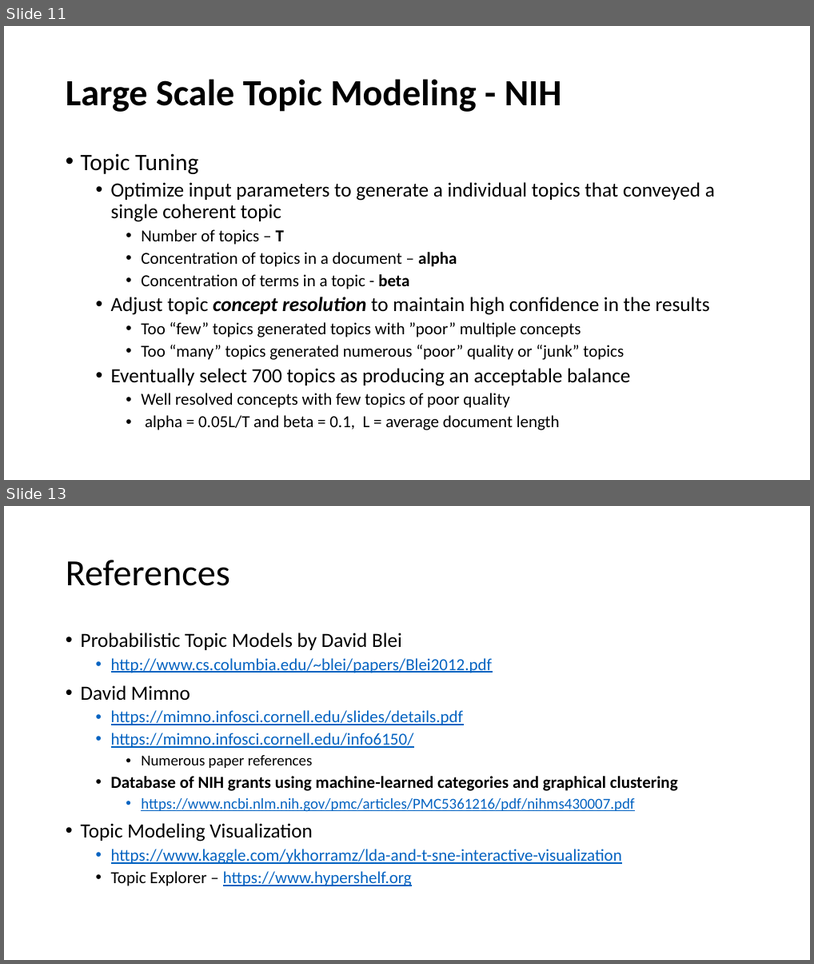
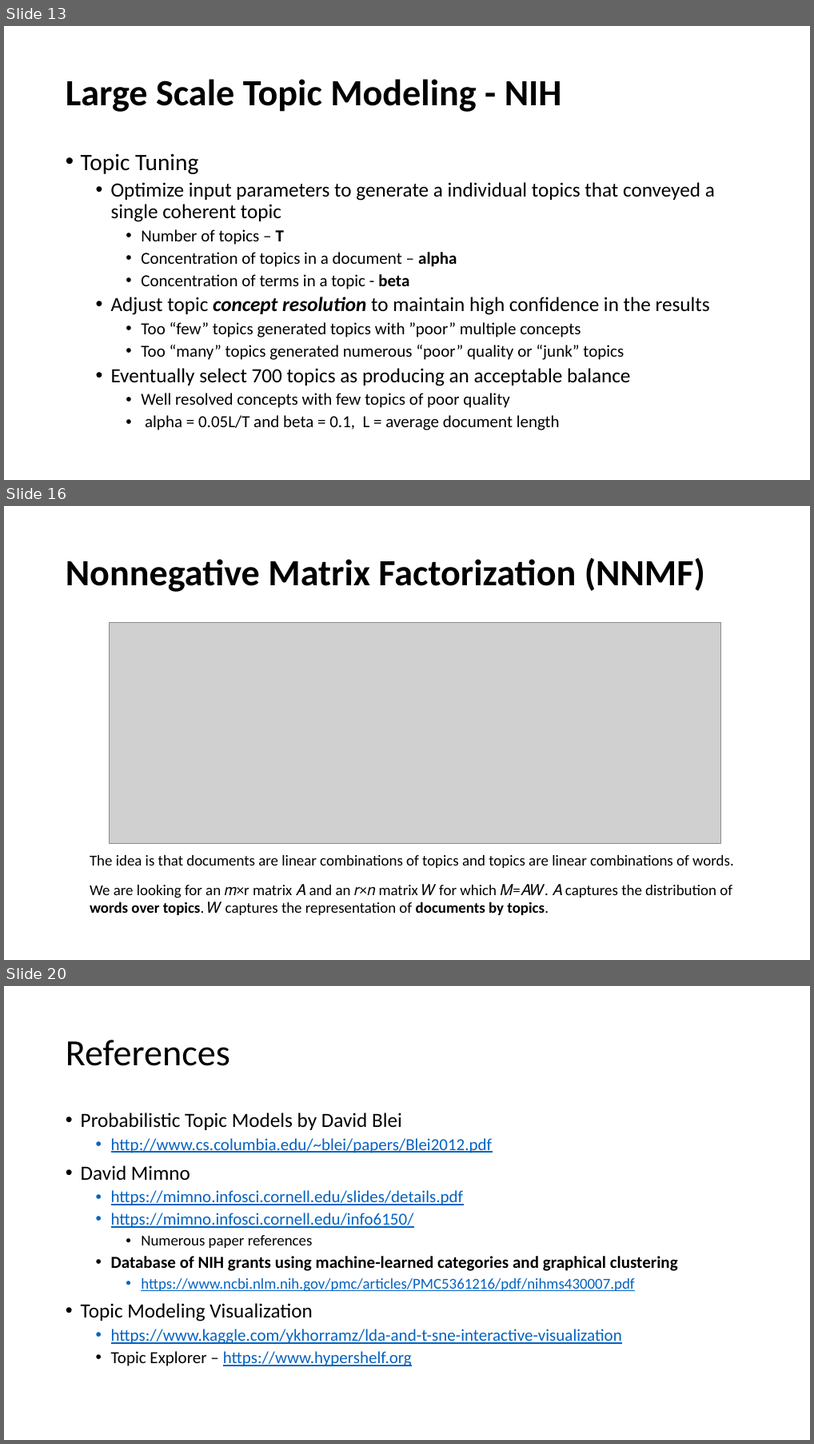
Before and after one commit to ANLY580/lectures, a slide deck: 8-topic-models/ANLY580_Fall2019_TopicModels.pptx. Shown one above the other, each under a label of ours: slides 11 and 13 before the commit, slides 13, 16 and 20 after it; the slides between them are not shown. The pictures are 814x964 and 814x1444 pixels, drawn with LibreOffice and Linux fonts; fonts in the diff are those of the drawing; grey boxes stand for pictures. Boxes give left, top, right and bottom in pixels: in the first picture for what was removed or moved away, otherwise in the second. Text is boxed around its words. In the diff, an @@ line names an element or a change of style, - is before the commit and + after.

Commit message:
update slides topic modeling

```diff
--- a/8-topic-models/ANLY580_Fall2019_TopicModels.pptx
+++ b/8-topic-models/ANLY580_Fall2019_TopicModels.pptx
@@ slide 16 added at <box>4,506,810,960</box>, background #FFFFFF @@
@@ title added at <box>66,558,706,592</box>, 44 pt, text #000000, bold @@
+Nonnegative Matrix Factorization (NNMF)
@@ picture added at <box>110,622,722,843</box> @@
@@ text added at <box>90,855,734,868</box>, 18 pt, text #000000 @@
+The idea is that documents are linear combinations of topics and topics are linear combinations of words.
@@ text added at <box>90,884,733,915</box>, 18 pt, text #000000 @@
+We are looking for an 𝑚×r matrix 𝐴 and an 𝑟×𝑛 matrix 𝑊 for which 𝑀=𝐴𝑊. 𝐴 captures the distribution of words over topics. 𝑊 captures the representation of documents by topics.
@@ what was slide 11 is now slide 13 @@
@@ what was slide 13 is now slide 20 @@
```
Also in this commit, not shown: 5 slides changed, 7 other slides added, 1 slide removed, 2 other files.
